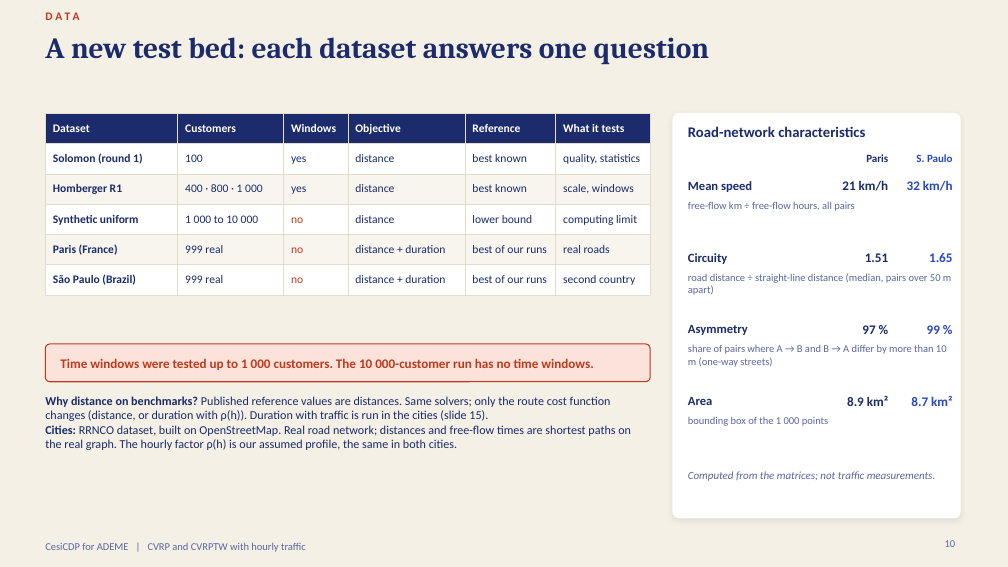
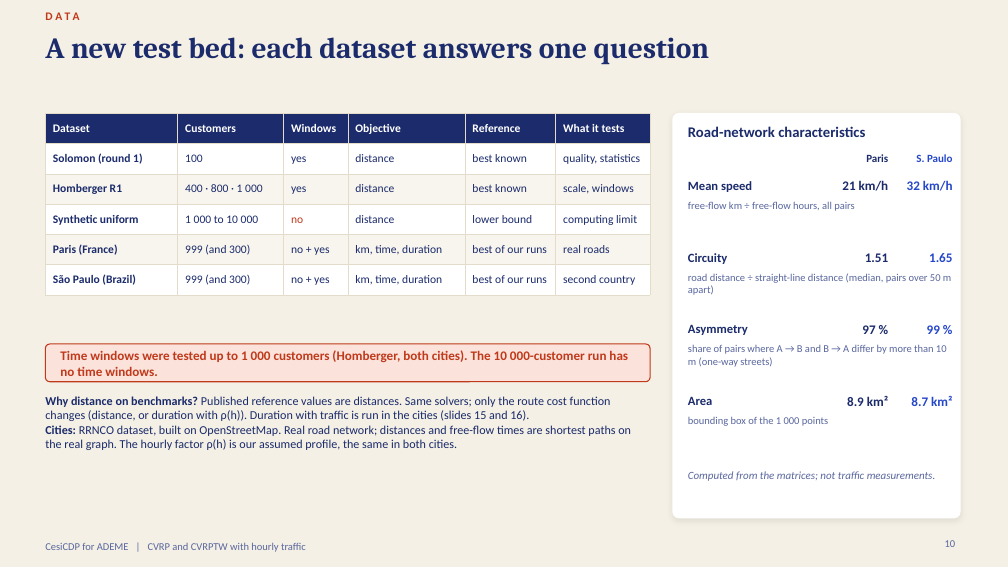
Before and after one commit to zzaved/cesi-cvrp-metaheuristics, a slide deck: slide 10 of presentation/cvrp_final_presentation.pptx. Drawn at 1008x567 pixels with LibreOffice and Linux fonts; fonts in the diff are those of the drawing. Boxes give left, top, right and bottom in pixels: in the first picture for what was removed or moved away, otherwise in the second. Text is boxed around its words. In the diff, an @@ line names an element or a change of style, - is before the commit and + after.

Commit message:
feat(presentation): cities with time windows slide, perturbation wording and revised recommendation

```diff
--- a/presentation/cvrp_final_presentation.pptx
+++ b/presentation/cvrp_final_presentation.pptx
@@ table at [45,113,650,289] @@
-row 5: Paris (France) | 999 real | no | distance + duration | best of our runs | real roads
+row 5: Paris (France) | 999 (and 300) | no + yes | km, time, duration | best of our runs | real roads
-row 6: São Paulo (Brazil) | 999 real | no | distance + duration | best of our runs | second country
+row 6: São Paulo (Brazil) | 999 (and 300) | no + yes | km, time, duration | best of our runs | second country
@@ text at [60,350,628,376]: text changed @@
-Time windows were tested up to 1 000 customers. The 10 000-customer run has no time windows.
+Time windows were tested up to 1 000 customers (Homberger, both cities). The 10 000-customer run has no time windows.
@@ text at [45,396,631,450]: text changed @@
-Why distance on benchmarks? Published reference values are distances. Same solvers; only the route cost function changes (distance, or duration with ρ(h)). Duration with traffic is run in the cities (slide 15).
-Cities: RRNCO dataset, built on OpenStreetMap. Real road network; distances and free-flow times are shortest paths on the real graph. The hourly factor ρ(h) is our assumed profile, the same in both cities.
+Why distance on benchmarks? Published reference values are distances. Same solvers; only the route cost function changes (distance, or duration with ρ(h)). Duration with traffic is run in the cities (slides 15 and 16).
+Cities: RRNCO dataset, built on OpenStreetMap. Real road network; distances and free-flow times are shortest paths on the real graph. The hourly factor ρ(h) is our assumed profile, the same in both cities.
```
Also in this commit, not shown: 10 other slides changed, 1 slide added, 4 other files.
